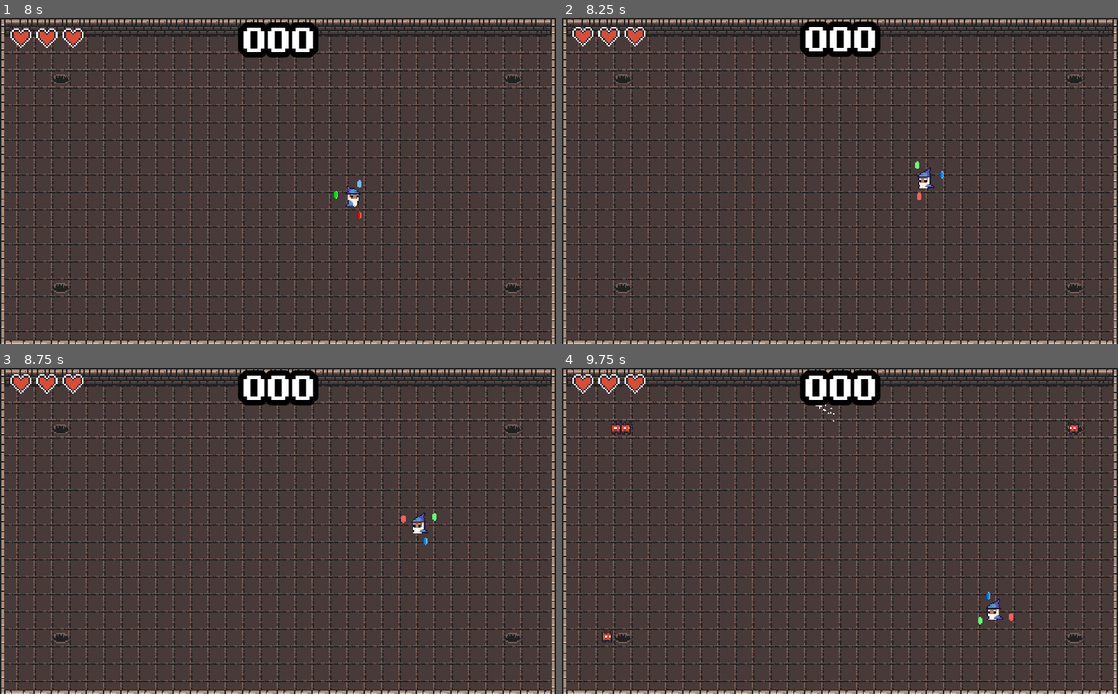
Above: before the commit, frames 1-4 (two rows, left to right).
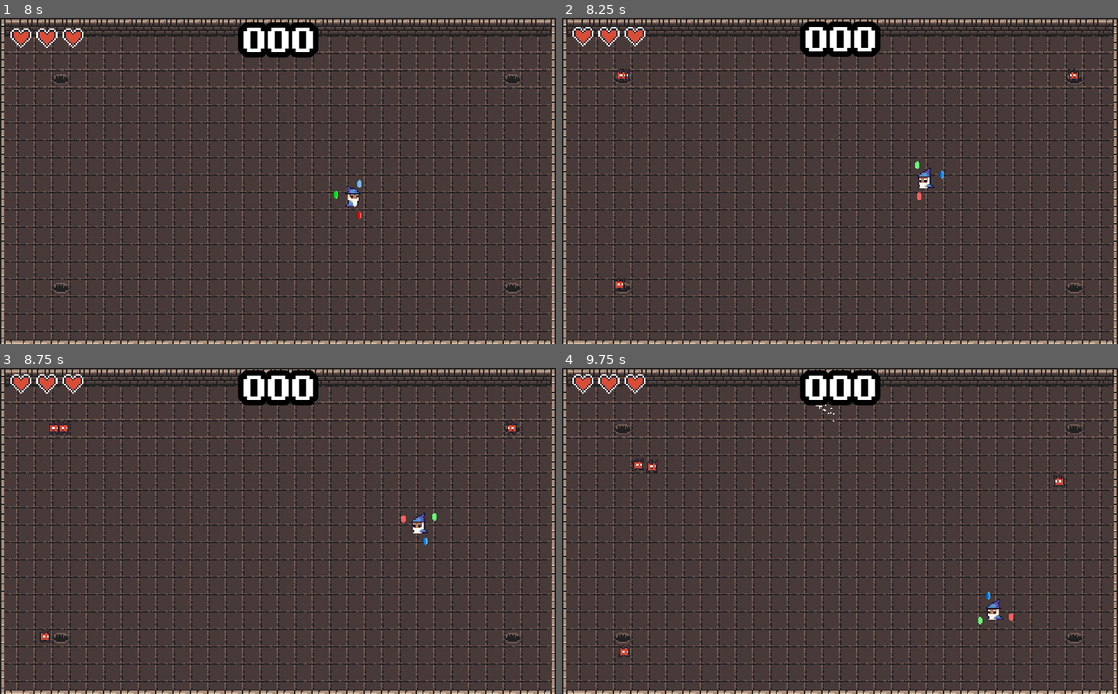
Above: after the commit, the same moments.

Repository: gfmota/scorespace_jam12
Game: Godot game, scene res://assets/scenes/Menu.tscn
Same seed, same stepped clock (60 frames per second), same inputs: the game is played once before the commit and once after it. The project has no main scene, so this scene is started directly.
Inputs (mouse positions are in pixels of both pictures, inside the frame that each line leads up to):
- Up to frame 1 (8 s): click "PLAY" at 0.5 s; move the mouse to (400, 164) at 1.27 s; hold D (right) 1.28-2.03 s; hold X (blue_energy) 1.28-2.03 s; move the mouse to (166, 197) at 2.02 s; hold S (down) 2.03-2.78 s; tap Z (green_energy) at 2.1, 5.1 s; move the mouse to (333, 109) at 2.77 s; press the mouse at (333, 109) at 2.78 s; hold D (right) 2.78-3.53 s; move the mouse to (250, 246) at 3.52 s; release the mouse at (250, 246) at 3.53 s; hold W (up) 3.53-4.28 s; tap C (red_energy) at 3.6, 6.6 s; move the mouse to (444, 229) at 4.27 s; hold X (blue_energy) 4.28-5.03 s; hold A (left) 4.28-5.78 s; move the mouse to (111, 132) at 5.02 s; move the mouse to (305, 181) at 5.77 s; press the mouse at (305, 181) at 5.78 s; hold S (down) 5.78-6.53 s; move the mouse to (194, 99) at 6.52 s; release the mouse at (194, 99) at 6.53 s; hold D (right) 6.53-7.28 s; move the mouse to (400, 164) at 7.27 s; hold W (up) from 7.28 s (still down); hold X (blue_energy) from 7.28 s (still down)
- Up to frame 2 (8.25 s): move the mouse to (728, 197) at 8.02 s; release W (up) at 8.03 s; release X (blue_energy) at 8.03 s; hold D (right) from 8.03 s (still down); tap Z (green_energy) at 8.1 s
- Up to frame 3 (8.75 s): keep holding D (right)
- Up to frame 4 (9.75 s): move the mouse to (895, 459) at 8.77 s; release D (right) at 8.78 s; press the mouse at (895, 459) at 8.78 s; hold S (down) 8.78-9.53 s; move the mouse to (812, 596) at 9.52 s; release the mouse at (812, 596) at 9.53 s; hold A (left) from 9.53 s (still down); tap C (red_energy) at 9.6 s

Frame 1 is identical in both runs. In frame 2, 0.2% of the frame differs, in the area x 9-93%, y 15-84%; in frame 3, 0.2%; in frame 4, 0.5%, in the area x 7-93%, y 16-89%.

Commit message:
Add increase difficult and remove unused script
Signed-off-by: Gabriel Mota <gabrielfmota134@gmail.com>

Diff:
--- a/assets/scenes/Arena.tscn
+++ b/assets/scenes/Arena.tscn
@@ -146,15 +146,16 @@
 
 [node name="DifficultTimer" type="Timer" parent="."]
 wait_time = 48.0
+autostart = true
 
 [node name="SpawnTimerL" type="Timer" parent="."]
-wait_time = 24.0
+wait_time = 21.0
 
 [node name="SpawnTimerM" type="Timer" parent="."]
-wait_time = 12.0
+wait_time = 13.0
 
 [node name="SpawnTimerS" type="Timer" parent="."]
-wait_time = 8.0
+wait_time = 7.0
 
 [node name="PauseManager" type="Node2D" parent="."]
 pause_mode = 2
--- a/assets/scripts/Arena.gd
+++ b/assets/scripts/Arena.gd
@@ -25,6 +25,7 @@
 	fade.connect("end_fade_out", pause_manager, "on_end_fade_out")
 	player.connect("shoot_projectile", self, "on_player_shoot_projectile")
 	player.connect("damaged", self, "on_player_damaged")
+	difficult_timer.connect("timeout", self, "on_difficult_timer_timeout")
 	for timer in spawn_timers:
 		timer.start()
 		timer.connect("timeout", self, "on_timeout_" + timer.name)
@@ -45,8 +46,10 @@
 	hearts.frame += 1
 	screen_shake.start()
 	if health == 0:
-		get_node("HUD").call_deferred("free")
 		pause_manager.game_over(score)
+
+func on_difficult_timer_timeout():
+	enemy_num *= 1.5
 
 func on_timeout_SpawnTimerL():
 	spawn_enemy(3)
--- a/assets/scripts/GameOver.gd
+++ /dev/null
@@ -1,12 +0,0 @@
-extends Node2D
-
-onready var btn : Button = $Button
-onready var input : LineEdit = $LineEdit
-onready var score_text : Label = $Score
-
-func _ready():
-	btn.connect("pressed", self, "on_btn_pressed")
-
-func on_btn_pressed():
-	if input.text.length() > 0:
-		emit_signal("s")
